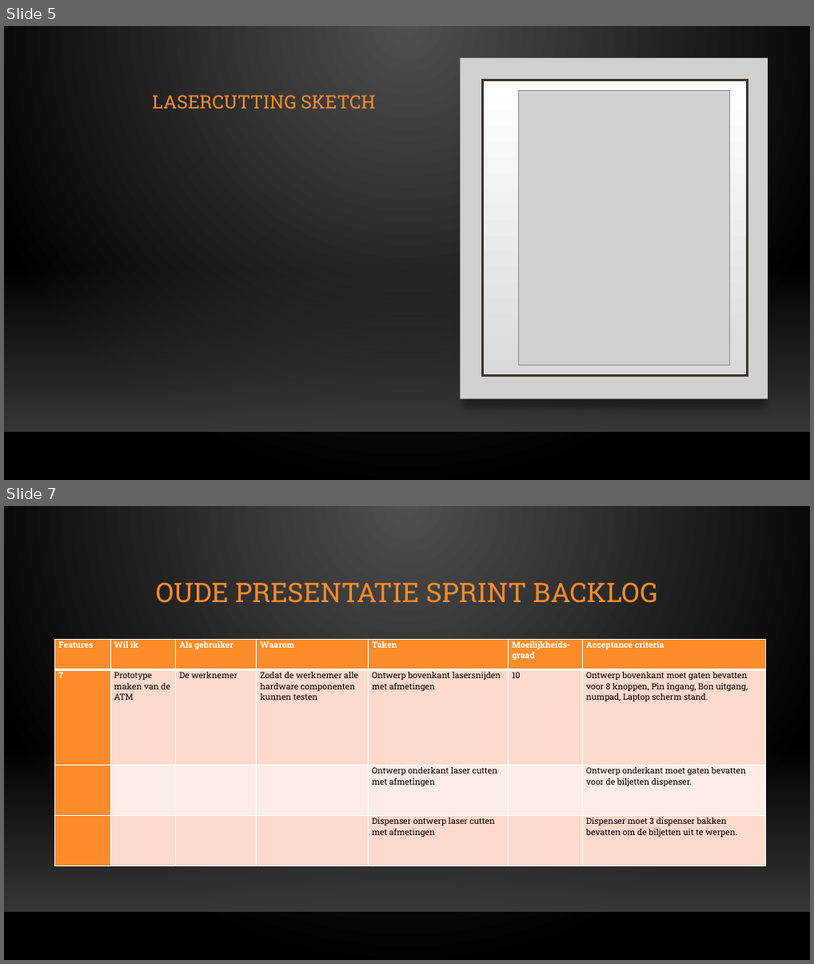
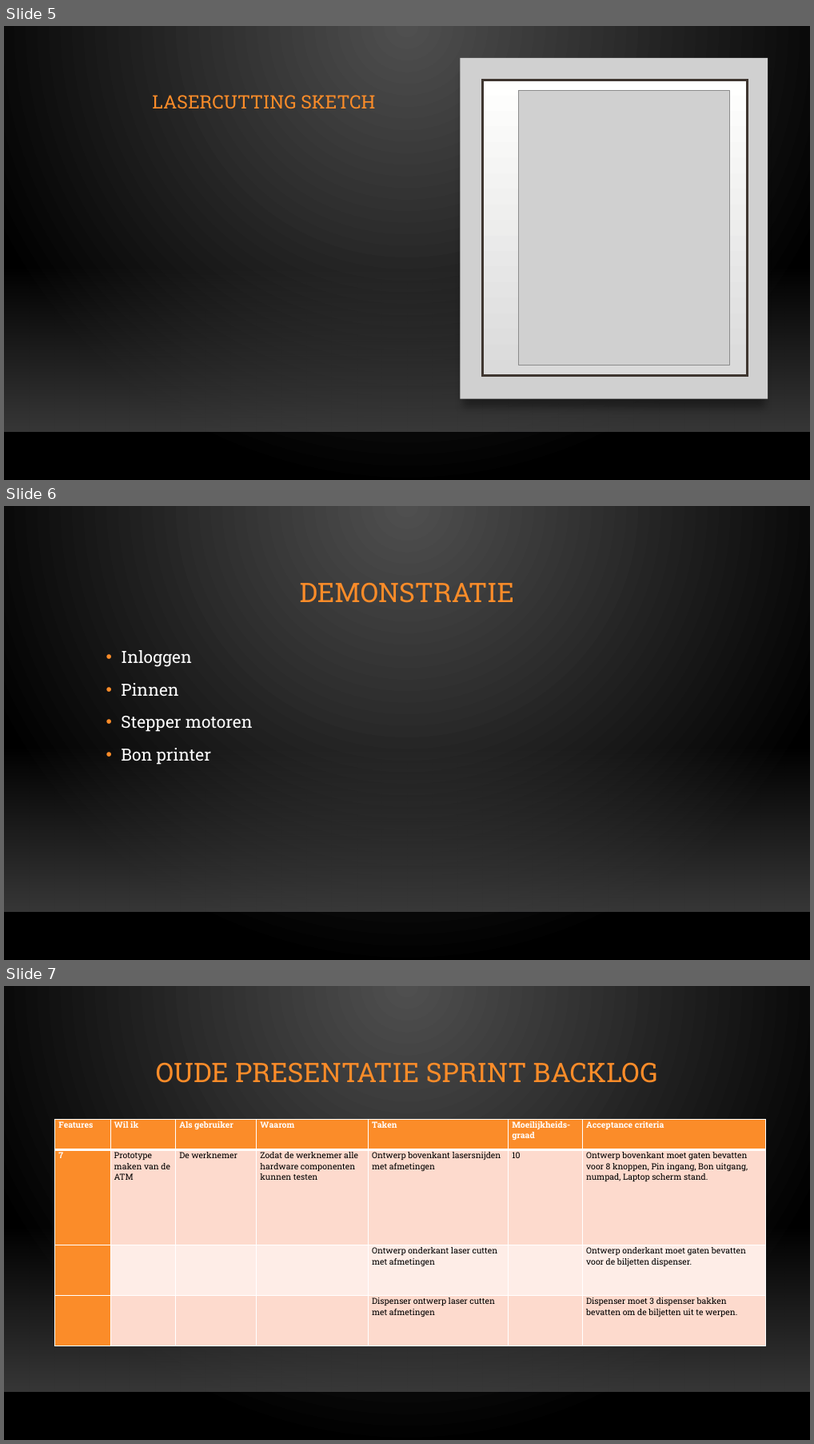
Before and after one commit to OG-netizen/Project-3-4, a slide deck: Sprint Planning/Scrum meeting 5.pptx. Shown one above the other, each under a label of ours: slides 5 and 7 before the commit, slides 5, 6 and 7 after it; the slides between them are not shown. The pictures are 814x964 and 814x1444 pixels, drawn with LibreOffice and Linux fonts; fonts in the diff are those of the drawing; grey boxes stand for pictures; background and template pictures are left out. Boxes give left, top, right and bottom in pixels: in the first picture for what was removed or moved away, otherwise in the second. Text is boxed around its words. In the diff, an @@ line names an element or a change of style, - is before the commit and + after.

```diff
--- a/Sprint Planning/Scrum meeting 5.pptx
+++ b/Sprint Planning/Scrum meeting 5.pptx
@@ slide 6 added at (4, 506, 810, 960), background gradient #505050 to #000000; not listed: 2 template elements that a slide beside it also shows @@
@@ title added at (300, 583, 514, 603), 32 pt, text #FB8C29 @@
+DEMONSTRATIE
@@ text added at (121, 650, 253, 764), 20 pt, text #FFFFFF @@
+• Inloggen
+• Pinnen
+• Stepper motoren
+• Bon printer
```
Also in this commit, not shown: 1 slide removed.
